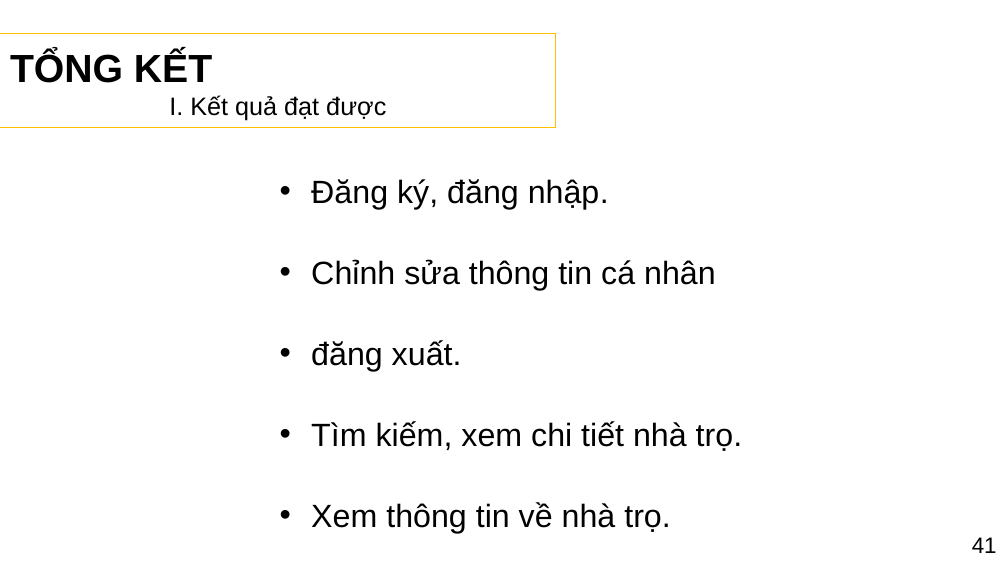
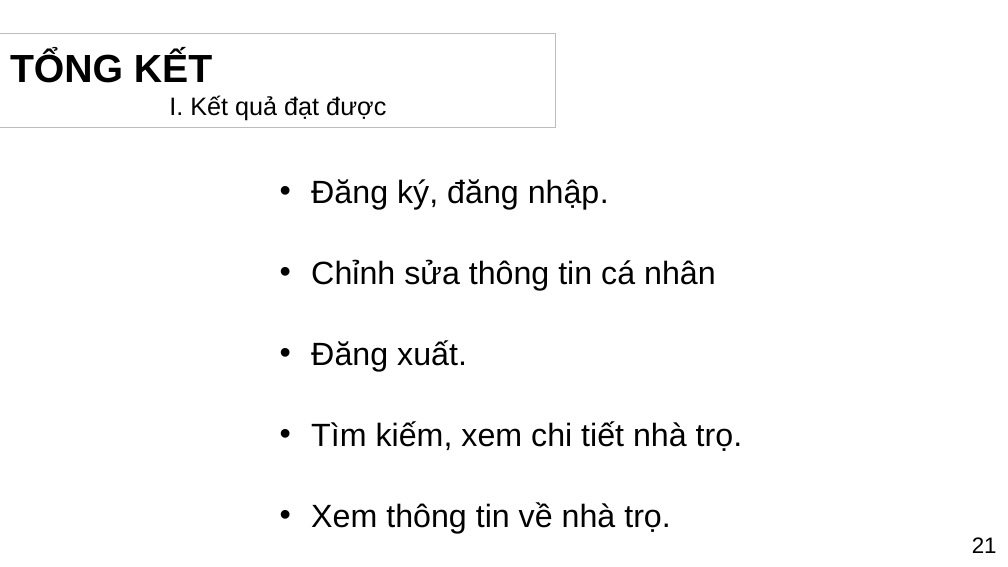
Before and after one commit to PhamHuynhThanhLam/Website_tim_kiem_dang_tin_nha_tro, a slide deck: slide 22 of PPTLCN.pptx (slide 34 before the commit). Drawn at 1008x567 pixels with LibreOffice and Linux fonts; fonts in the diff are those of the drawing; background and template pictures are left out. Boxes give left, top, right and bottom in pixels: in the first picture for what was removed or moved away, otherwise in the second. Text is boxed around its words. In the diff, an @@ line names an element or a change of style, - is before the commit and + after.

```diff
--- a/PPTLCN.pptx
+++ b/PPTLCN.pptx
@@ text at (x1=311, y1=340, x2=467, y2=371): text changed @@
-• đăng xuất.
+• Đăng xuất.
@@ text at (x1=972, y1=537, x2=997, y2=553): text changed @@
-41
+21
```
Also in this commit, not shown: 25 other slides changed, 1 slide added, 15 slides removed.
